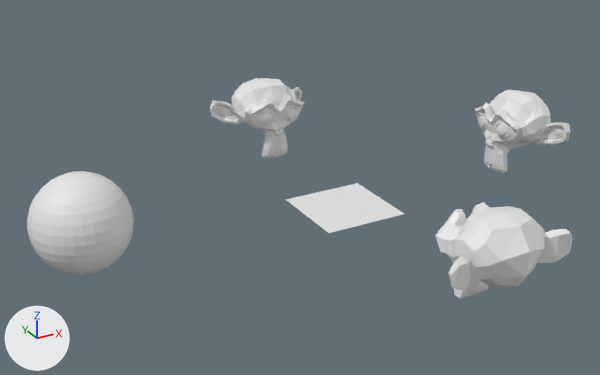
Before and after pictures for a commit that changed the COLLADA model data/orientation.dae.
The view is the same before and after, from a 50 mm camera at (-9.28, -14.77, 7.11) aimed at (-1.27, -0.2, -0.17). Arrows for +X, +Y and +Z are at lower left; the lights stay in place. Where no turn or scale is listed for an object, it has been applied to the vertices.

In view in the first picture: 'Plane', 'Sphere_ms', 'Suzanne', 'Suzanne_center', 'Suzanne_translated'.
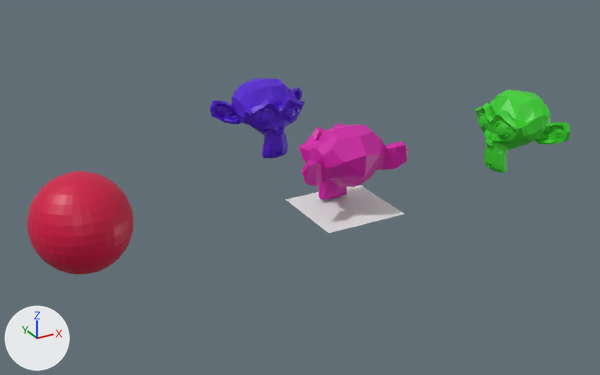
What changed in the scene script:
```text
Add mat_material_002:
    mat_material_002 = principled_material('Material_002')
    mat_material_002.base_color = (0.64, 0.0, 0.0527)  # pink #d10041
    mat_material_002.roughness = 0.44
Add mat_material_001:
    mat_material_001 = principled_material('Material_001')
    mat_material_001.base_color = (0.0388, 0.64, 0.0209)  # green #37d128
    mat_material_001.roughness = 0.44
Add mat_material:
    mat_material = principled_material('Material')
    mat_material.base_color = (0.64, 0.00392, 0.381)  # pink #d10da6
    mat_material.roughness = 0.44
Add mat_material_003:
    mat_material_003 = principled_material('Material_003')
    mat_material_003.base_color = (0.0836, 0.00408, 0.64)  # purple #520dd1
    mat_material_003.roughness = 0.44
Change me_suzanne:
    where me_suzanne.from_pydata(...)  # 505 vertices, 967 faces; spans x -1.37..1.37, y -0.85..0.85, z -0.98..0.98
    add me_suzanne.materials.append(mat_material_003)  # purple #520dd1
Change me_suzanne_001:
    where me_suzanne_001.from_pydata(...)  # 505 vertices, 967 faces; spans x -1.37..1.37, y -0.85..0.85, z -0.98..0.98
    add me_suzanne_001.materials.append(mat_material)  # pink #d10da6
Change me_suzanne_002:
    where me_suzanne_002.from_pydata(...)  # 505 vertices, 967 faces; spans x -0.85..0.85, y -1.37..1.37, z -0.98..0.98
    add me_suzanne_002.materials.append(mat_material_001)  # green #37d128
Change me_sphere:
    where me_sphere.from_pydata(...)  # 482 vertices, 960 faces; spans x -1.0..1.0, y -1.0..1.0, z -1.0..1.0
    add me_sphere.materials.append(mat_material_002)  # pink #d10041
Change ob_suzanne_center:
    ob_suzanne_center.location: (0.0, -5.0, 0.0) -> (0.0, 0.0, 0.0)
```

Pixel boxes (x1, y1, x2, y2) of what changed, in the pictures (600 x 375 px):
'Suzanne_center', recoloured, moved
    before: (435, 202, 573, 298)
    after: (299, 123, 408, 200)
'Sphere_ms', recoloured
    both: (27, 171, 134, 274)
'Suzanne', recoloured (white to green)
    both: (475, 90, 570, 173)
'Suzanne_translated', recoloured (white to purple)
    both: (210, 78, 305, 158)
